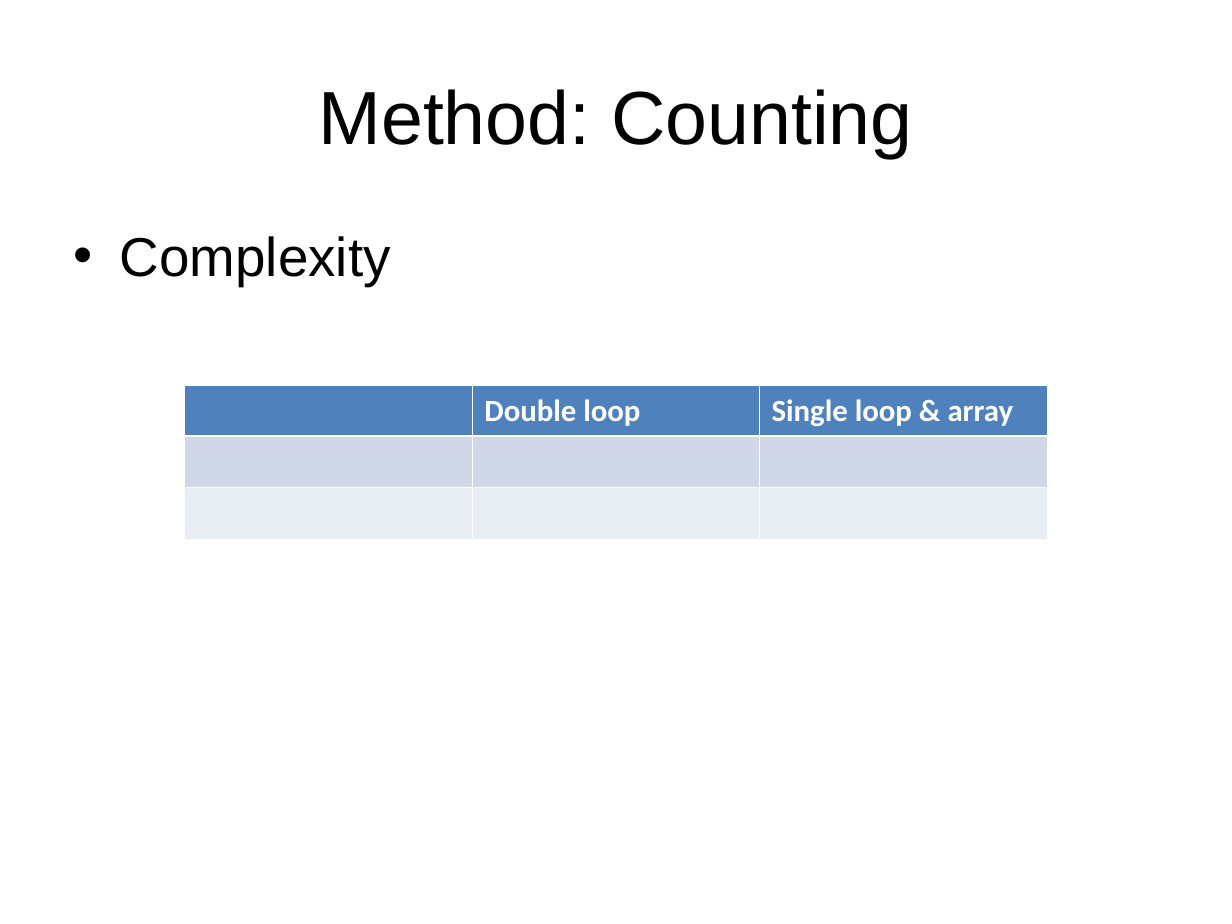
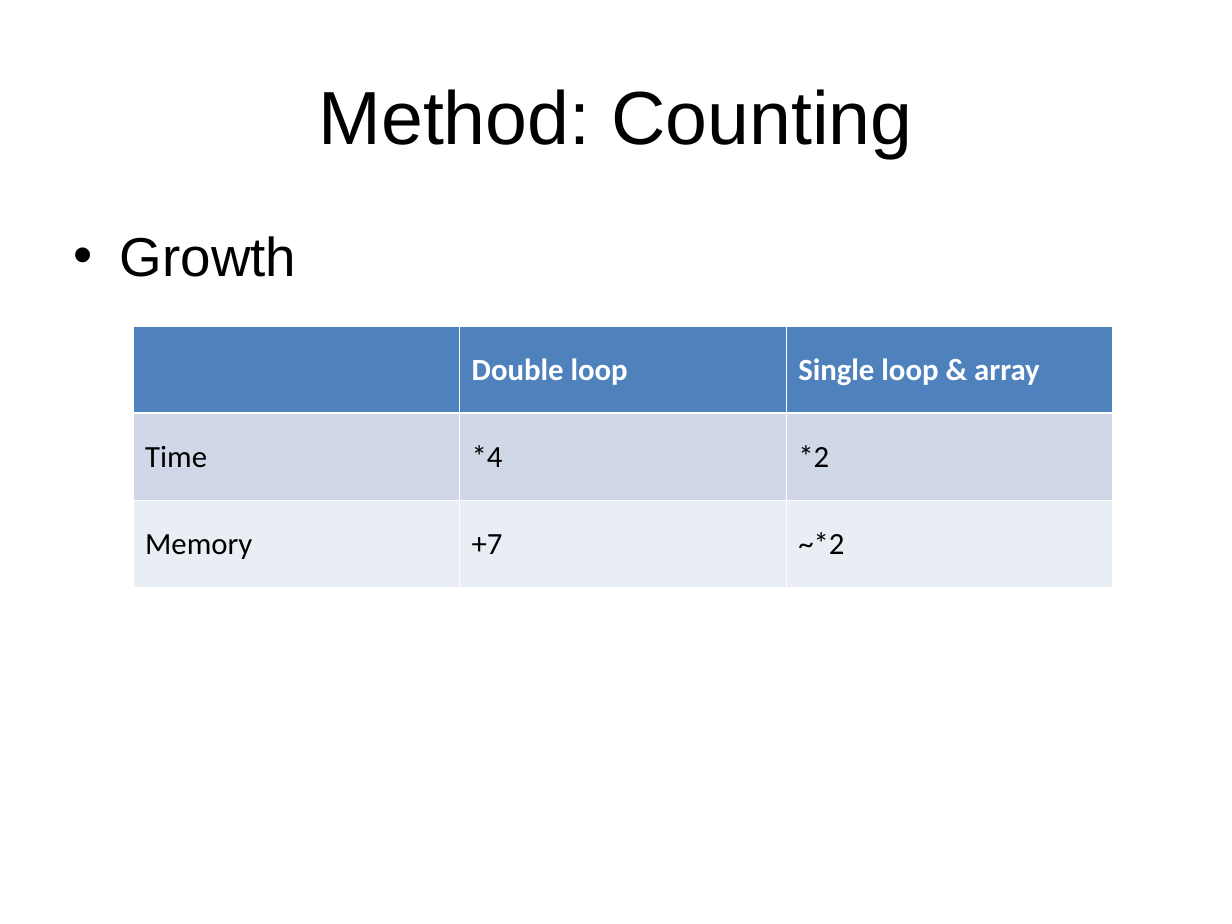
Before and after one commit to chenjiia/Thesis, a slide deck: slide 10 of thesis_presentation/presentation.ppt. Drawn at 1232x924 pixels with LibreOffice and Linux fonts; fonts in the diff are those of the drawing. Boxes give left, top, right and bottom in pixels: in the first picture for what was removed or moved away, otherwise in the second. Text is boxed around its words. In the diff, an @@ line names an element or a change of style, - is before the commit and + after.

```diff
--- a/thesis_presentation/presentation.ppt
+++ b/thesis_presentation/presentation.ppt
@@ text at box(120, 236, 296, 277): text changed @@
-• Complexity
+• Growth
@@ table at box(133, 326, 1112, 588) @@
-row 2:  |  | 
+row 2: Time | *4 | *2
-row 3:  |  | 
+row 3: Memory | +7 | ~*2
@@ table: place and size @@
-table at box(185, 386, 1047, 540)
+table at box(133, 326, 1112, 588)
```
Also in this commit, not shown: 2 other files.
